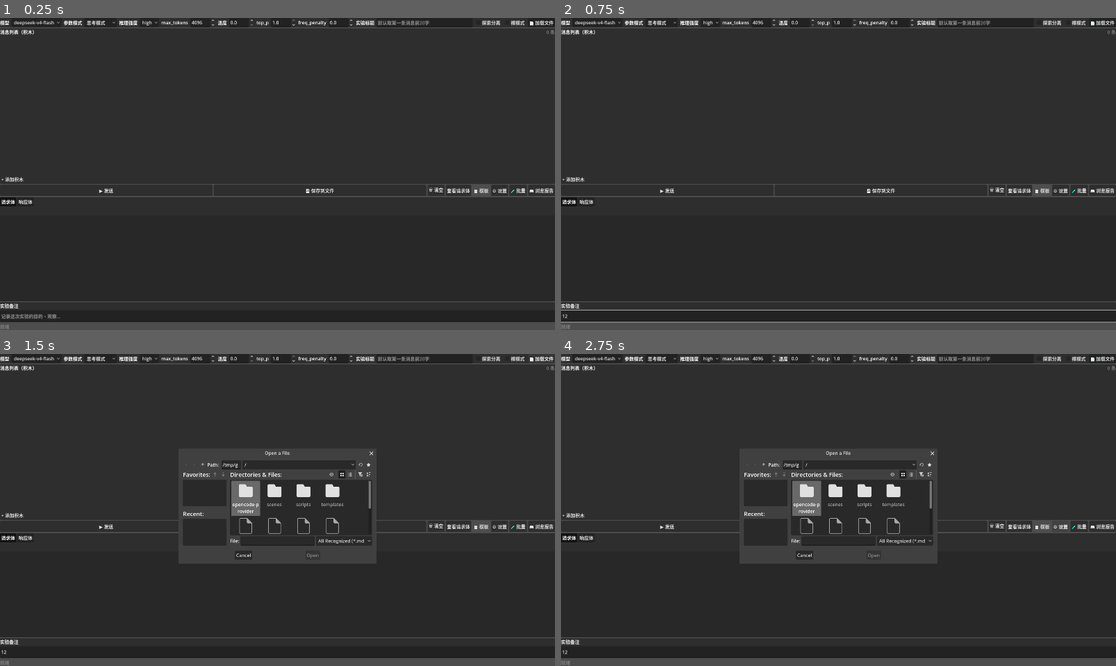
Above: before the commit, frames 1-4 (two rows, left to right).
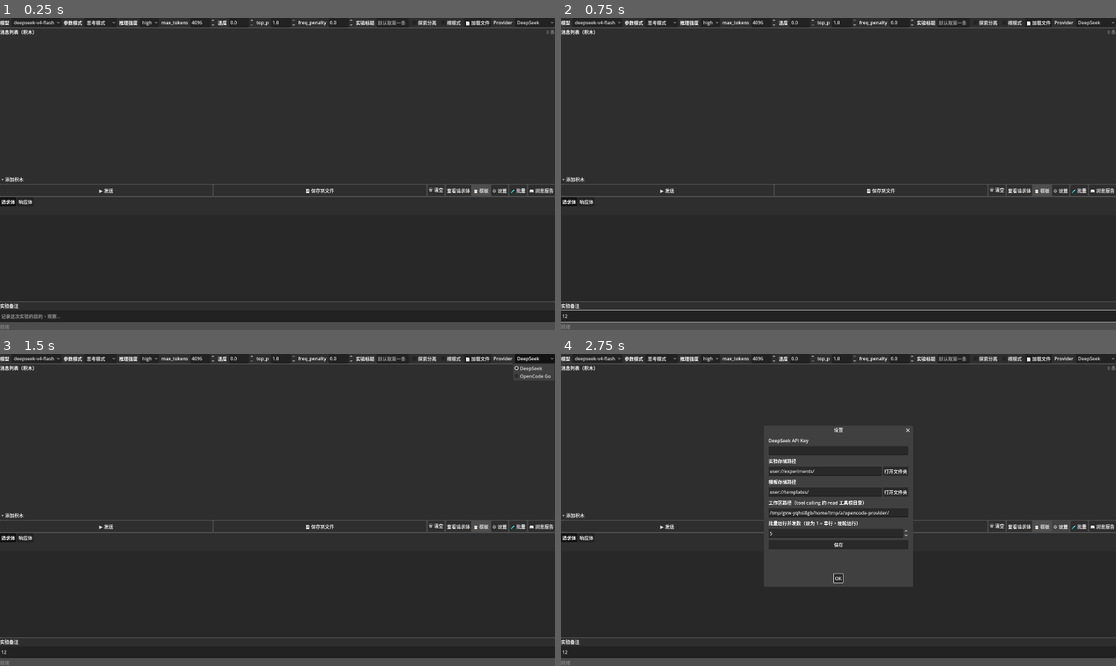
Above: after the commit, the same moments.

Repository: fkyah3/experiment-console
Game: Godot game, scene res://scenes/ExperimentPanel.tscn
The game is run twice, just before and just after one commit, with the same random seed, the same clock (stepped at 60 frames per second) and the same inputs.
Inputs (mouse positions are in pixels of both pictures, inside the frame that each line leads up to):
- Up to frame 1 (0.25 s): no input
- Up to frame 2 (0.75 s): click (838, 317) at 0.52 s; type "12" at 0.6 s
- Up to frame 3 (1.5 s): click (532, 357) at 1.25 s, where only the run after the commit has a clickable "DeepSeek"
- Up to frame 4 (2.75 s): click "⚙ 设置" at 2 s

The runs differ from the first frame. In frame 1, 0.3% of the frame differs, in the area x 73-100%, y 0-3%; in frame 2, 0.3%; in frame 3, 2.3%; in frame 4, 2.6%, in the area x 32-100%, y 0-74%.

Commit message:
feat: 批量解禁到 1w + Provider 下拉 + 汇总截断
1. 批量上限从 100 提到 10000（max_value = 10000）
2. 实验台参数栏新增 Provider 下拉（DeepSeek/OpenCode Go），
   切换时自动更新 host/path，持久化到 user://config.cfg
3. DeepSeekStreamClient 新增 api_host/api_port/api_path 属性
4. ConfigManager 新增 api_host/api_path 字段持久化
5. 批量汇总的「每轮明细」表截断到前 100 行，超出部分标注省略行数

Diff:
--- a/scripts/BatchRunner.gd
+++ b/scripts/BatchRunner.gd
@@ -516,9 +516,14 @@
 		lines.append("\n")
 
 		lines.append("## 每轮明细\n\n")
+		var MAX_ROWS: int = 100
+		var total_stats := _stats.size()
+		var displayed := mini(total_stats, MAX_ROWS)
+		var omitted := total_stats - displayed
 		lines.append("| # | reasoning_tokens | tool_rounds | duration | tok/s | reasoning_lang | output_lang | reasoning_chars | output_chars | reply 前80字 |\n")
 		lines.append("|:-:|:---------------:|:-----------:|:--------:|:-----:|:--------------:|:-----------:|:---------------:|:------------:|:----|\n")
-		for s in _stats:
+		for i in displayed:
+			var s := _stats[i]
 			var idx: int = int(s.get("index", 0))
 			var rt: int = int(s.get("reasoning_tokens", 0))
 			var tool_rounds_val: int = int(s.get("tool_rounds", 0))
@@ -531,6 +536,9 @@
 			var reply: String = str(s.get("output_first_line", ""))
 			lines.append("| %d | %d | %d | %.1fs | %.1f | %s | %s | %d | %d | %s |\n" % [idx, rt, tool_rounds_val, float(dm) / 1000.0, tps, rl, ol, rc, oc, reply])
 
+		if omitted > 0:
+			lines.append("| ... | ... | ... | ... | ... | ... | ... | ... | ... | （省略 %d 行） |\n" % omitted)
+
 	lines.append("\n")
 	lines.append("---\n")
 
--- a/scripts/ConfigManager.gd
+++ b/scripts/ConfigManager.gd
@@ -3,6 +3,8 @@
 
 var config_path: String = "user://config.cfg"
 var api_key: String = ""
+var api_host: String = "api.deepseek.com"
+var api_path: String = "/chat/completions"
 var experiments_path: String = "user://experiments/"
 var templates_path: String = "user://templates/"
 var sessions_path: String = "user://sessions/"
@@ -27,6 +29,8 @@
 		return
 
 	api_key = cfg.get_value("api", "key", "")
+	api_host = cfg.get_value("api", "host", "api.deepseek.com")
+	api_path = cfg.get_value("api", "path", "/chat/completions")
 	experiments_path = cfg.get_value("paths", "experiments", "user://experiments/")
 	templates_path = cfg.get_value("paths", "templates", "user://templates/")
 	workspace_path = cfg.get_value("paths", "workspace", ProjectSettings.globalize_path("res://opencode-provider/"))
@@ -37,6 +41,8 @@
 func save_config() -> void:
 	var cfg := ConfigFile.new()
 	cfg.set_value("api", "key", api_key)
+	cfg.set_value("api", "host", api_host)
+	cfg.set_value("api", "path", api_path)
 	cfg.set_value("paths", "experiments", experiments_path)
 	cfg.set_value("paths", "templates", templates_path)
 	cfg.set_value("paths", "workspace", workspace_path)
--- a/scripts/DeepSeekStreamClient.gd
+++ b/scripts/DeepSeekStreamClient.gd
@@ -10,6 +10,9 @@
 signal connection_error(msg: String)
 
 var api_key: String = ""
+var api_host: String = "api.deepseek.com"
+var api_port: int = 443
+var api_path: String = "/chat/completions"
 
 var is_stream_connected: bool:
 	get:
@@ -38,9 +41,9 @@
 	_tool_call_buf.clear()
 	_had_tool_calls = false
 
-	var err = _client.connect_to_host("api.deepseek.com", 443, TLSOptions.client())
+	var err = _client.connect_to_host(api_host, api_port, TLSOptions.client())
 	if err != OK:
-		connection_error.emit("连接失败: " + _err_str(err))
+		connection_error.emit("连接失败: " + api_host + " " + _err_str(err))
 		_should_run = false
 
 
@@ -74,7 +77,7 @@
 				"Authorization: Bearer " + api_key,
 				"Accept: text/event-stream",
 			])
-			var err = _client.request(HTTPClient.METHOD_POST, "/chat/completions", headers, post_body)
+			var err = _client.request(HTTPClient.METHOD_POST, api_path, headers, post_body)
 			if err != OK:
 				connection_error.emit("请求失败: " + _err_str(err))
 				stop()
--- a/scripts/ExperimentPanel.gd
+++ b/scripts/ExperimentPanel.gd
@@ -35,6 +35,9 @@
 var _frequency_penalty: float = 0.0
 var _explore_separate: bool = false
 var _bare_mode: bool = false
+var _provider: String = "deepseek"
+var _provider_host: String = "api.deepseek.com"
+var _provider_path: String = "/chat/completions"
 
 var _sub_agent_messages: Array = []
 var _sub_agent_round: int = 0
@@ -77,6 +80,8 @@
 func _ready() -> void:
 	_config = ConfigManager.new()
 	api_key = _config.api_key
+	_provider_host = _config.api_host
+	_provider_path = _config.api_path
 	_store = ExperimentStore.new(_config.experiments_path, _config.templates_path)
 	_model_data = ExperimentModelScript.new()
 	_batch_runner = BatchRunnerScript.new()
@@ -151,6 +156,30 @@
 	load_btn.pressed.connect(_on_load_file)
 	if hbox:
 		hbox.add_child(load_btn)
+
+	# Provider 下拉
+	var prov_label := Label.new()
+	prov_label.text = "Provider"
+	hbox.add_child(prov_label)
+	var prov_select := OptionButton.new()
+	prov_select.add_item("DeepSeek")
+	prov_select.add_item("OpenCode Go")
+	_provider = _config.api_host if _config.api_host.find("opencode") != -1 else "deepseek"
+	prov_select.selected = 1 if _config.api_host.find("opencode") != -1 else 0
+	prov_select.item_selected.connect(func(idx: int):
+		if idx == 0:
+			_provider = "deepseek"
+			_provider_host = "api.deepseek.com"
+			_provider_path = "/chat/completions"
+		else:
+			_provider = "opencode_go"
+			_provider_host = "opencode.ai"
+			_provider_path = "/zen/go/v1/chat/completions"
+		_config.api_host = _provider_host
+		_config.api_path = _provider_path
+		_config.save_config()
+	)
+	hbox.add_child(prov_select)
 
 	_params_add()
 	_populate_add_btn()
@@ -609,6 +638,8 @@
 	_deepseek = DeepSeekStreamClient.new()
 	add_child(_deepseek)
 	_deepseek.api_key = api_key
+	_deepseek.api_host = _provider_host
+	_deepseek.api_path = _provider_path
 	_deepseek.content_chunk.connect(_on_content_chunk.bind(idx))
 	_deepseek.reasoning_chunk.connect(_on_reasoning_chunk.bind(idx))
 	_deepseek.stream_finished.connect(_on_stream_finished.bind(body_str))
@@ -660,6 +691,8 @@
 	_deepseek = DeepSeekStreamClient.new()
 	add_child(_deepseek)
 	_deepseek.api_key = api_key
+	_deepseek.api_host = _provider_host
+	_deepseek.api_path = _provider_path
 	_deepseek.content_chunk.connect(_on_sub_agent_chunk)
 	_deepseek.stream_finished.connect(_on_sub_agent_done)
 	_deepseek.tool_calls_done.connect(_on_sub_agent_tc)
@@ -1196,7 +1229,7 @@
 	vbox.add_child(_make_label("运行次数"))
 	var count_input := SpinBox.new()
 	count_input.min_value = 1
-	count_input.max_value = 100
+	count_input.max_value = 10000
 	count_input.value = 20
 	count_input.size_flags_horizontal = Control.SIZE_EXPAND_FILL
 	vbox.add_child(count_input)
Not shown, added: docs/opencode-go/0_index.md
Not shown, added: docs/opencode-go/1_概述与定价.md
Not shown, added: docs/opencode-go/2_模型列表与使用限制.md
Not shown, added: docs/opencode-go/3_API端点与接入.md
Not shown, added: docs/opencode-go/4_隐私与目标.md
Not shown, added: github回复/回复DeepSeekIssue1255-语言层实验收口.md
Not shown, added: github回复/回复DeepSeekIssue1262-假user方案.md
Not shown, added: github回复/回复DeepSeekIssue1295-波斯语模板方案.md
Not shown, changed: 分析报告/09-多语言推理语言漂移实验总结.md
Not shown, added: 分析报告/11-社区验证-thinking标签触发随机内容.md
Not shown, changed: 分析报告/提示词列表-多语言版.md
Not shown, added: 实验报告/batch_20260510_1056_基准测试/20260510_1857_batch_001.md
(and 188 more such lines)
